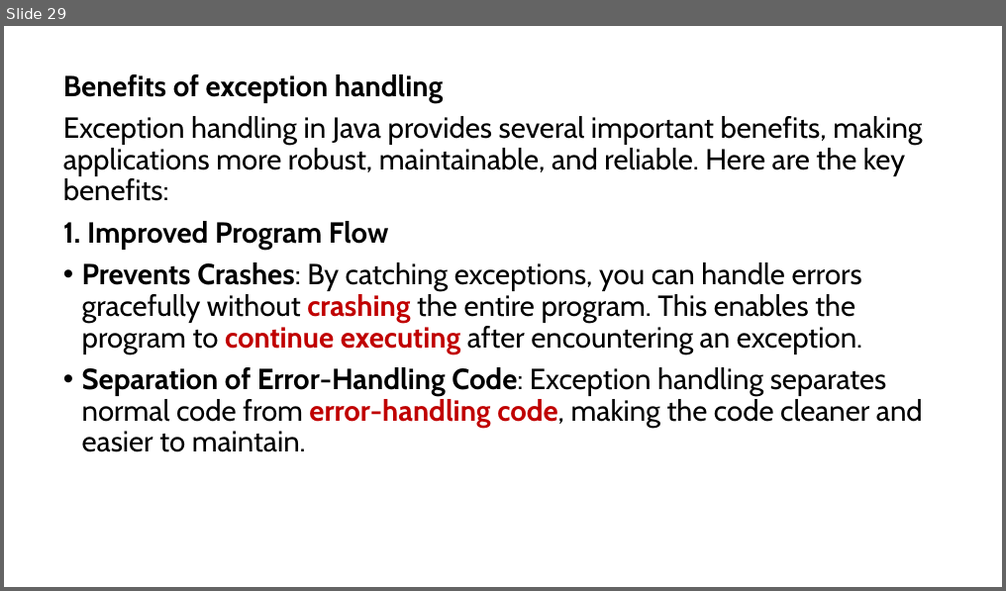
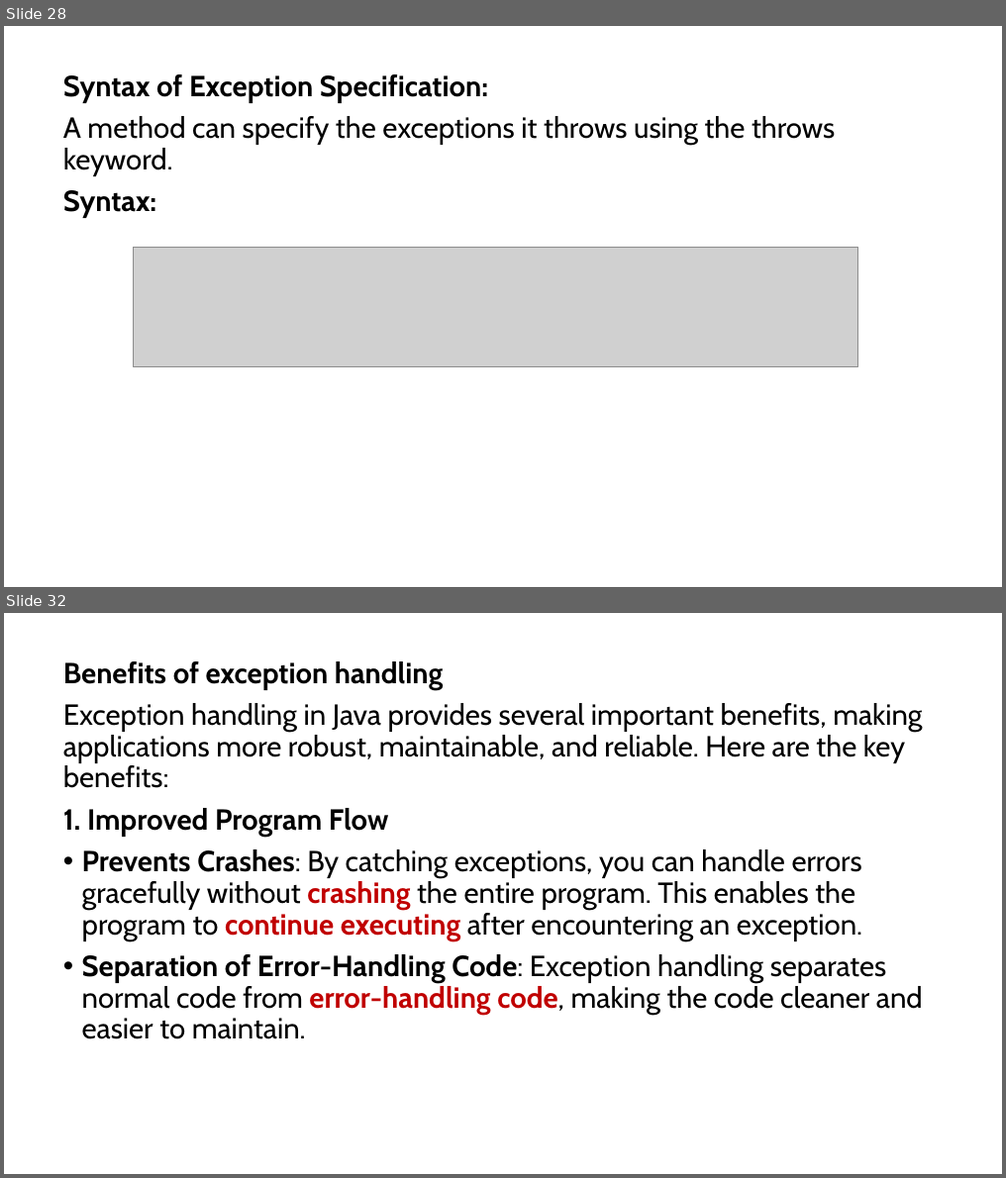
Before and after one commit to PRAMOD-VISHNU-NAIK/MCA-2nd-Sem-Shridevi-College, a slide deck: Theory Class-Notes/Complete Syllabus and Notes/Module-4 Exception Handling.pptx. Shown one above the other, each under a label of ours: slide 29 before the commit, slides 28 and 32 after it; the slides between them are not shown. The pictures are 1006x591 and 1006x1178 pixels, drawn with LibreOffice and Linux fonts; fonts in the diff are those of the drawing; grey boxes stand for pictures. Boxes give left, top, right and bottom in pixels: in the first picture for what was removed or moved away, otherwise in the second. Text is boxed around its words. In the diff, an @@ line names an element or a change of style, - is before the commit and + after.

```diff
--- a/Theory Class-Notes/Complete Syllabus and Notes/Module-4 Exception Handling.pptx
+++ b/Theory Class-Notes/Complete Syllabus and Notes/Module-4 Exception Handling.pptx
@@ slide 28 added at [4, 26, 1002, 587], background #FFFFFF @@
@@ text added at [63, 75, 835, 218], 28 pt, text #000000 @@
+Syntax of Exception Specification:
+A method can specify the exceptions it throws using the throws keyword.
+Syntax:
@@ picture added at [134, 247, 858, 367] @@
@@ what was slide 29 is now slide 32 @@
```
Also in this commit, not shown: 2 slides changed, 6 other slides added, 4 slides removed, 2 other files.
